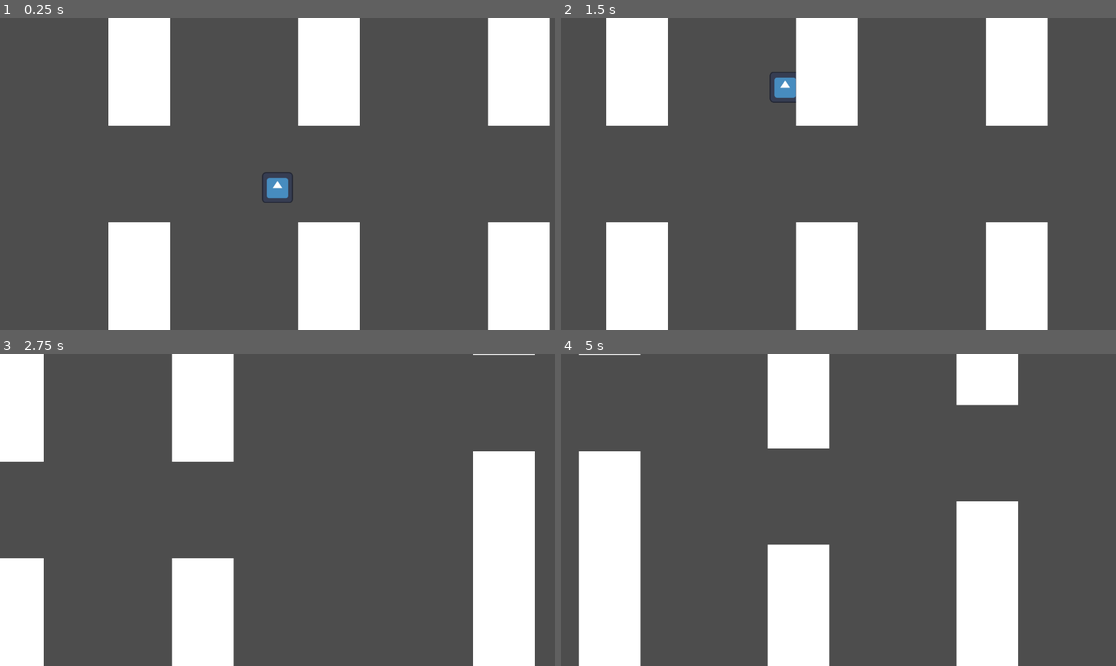
Above: before the commit, frames 1-4 (two rows, left to right).
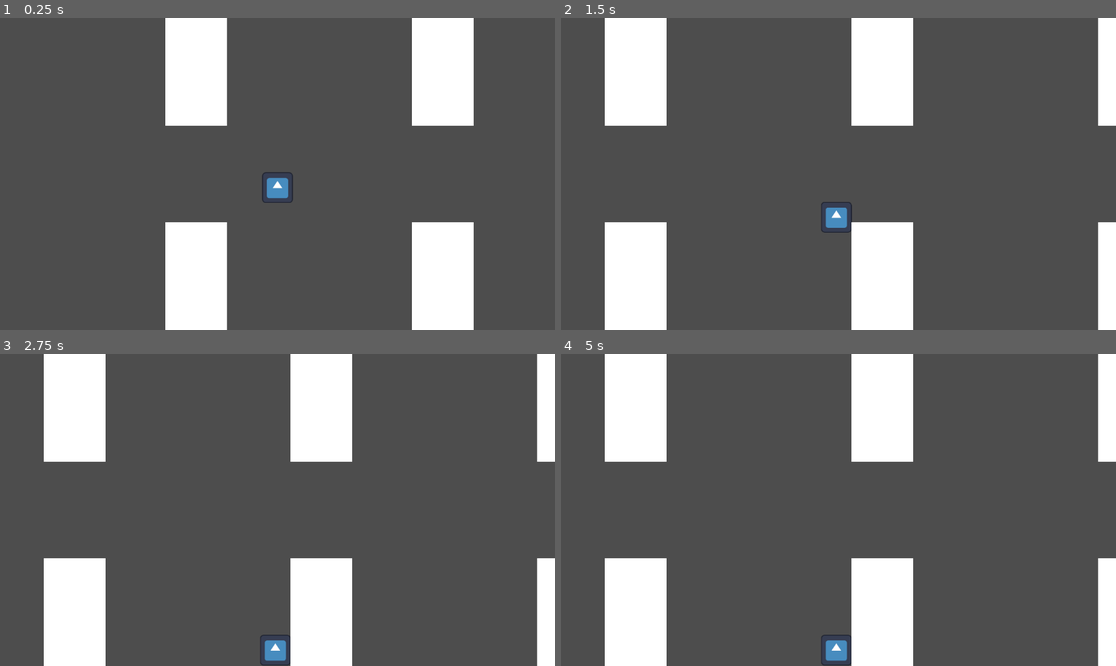
Above: after the commit, the same moments.

Repository: coyotecentral/vgd_flappy_bird
Game: Godot game, scene res://node_2d.tscn
Same seed, same stepped clock (60 frames per second), same inputs: the game is played once before the commit and once after it. The engine's default icon, where the game draws it, is replaced by a stand-in: a white triangle on a blue panel in a dark square.
Inputs:
- Up to frame 1 (0.25 s): no input
- Up to frame 2 (1.5 s): tap Space (jump) at 0.6, 0.77, 1.07, 1.35 s
- Up to frame 3 (2.75 s): tap Space (jump) at 1.52, 1.82, 2.1 s
- Up to frame 4 (5 s): tap Space (jump) at 2.85, 3.02, 3.32, 3.6, 3.77, 4.07, 4.35, 4.52, 4.82 s

The runs differ from the first frame. In frame 1, 37% of the frame differs, in the area x 19-100%, y 0-100%; in frame 2, 25%; in frame 3, 39%, in the area x 0-100%, y 0-100%; in frame 4, 36%.
Error after the commit: Invalid type in function 'add_child' in base 'Window'. The Object-derived class of argument 1 (PackedScene) is not a subclass of the expected argument class. (…

Commit message:
Checkpoint

Diff:
--- a/Bird.gd
+++ b/Bird.gd
@@ -10,8 +10,6 @@
 	contact_monitor = true
 	max_contacts_reported = 1
 
-
-
 # Called every frame. 'delta' is the elapsed time since the previous frame.
 func _process(delta):
 	pass
@@ -21,12 +19,12 @@
 	linear_velocity.x = 0
 	# Lock the rotation of the bird
 	angular_velocity = 0
-	if Input.is_action_just_pressed("jump"):
+	if Input.is_action_just_pressed("jump") and not Game.lock_controls:
 		jump()
 
 	for b in get_colliding_bodies():
 		if b.is_in_group("pipes"):
-			print("You hit a pipe")
+			Game.game_over.emit()
 
 
 # Adds velocity to this RigidBody
--- a/Game.gd
+++ b/Game.gd
@@ -1,13 +1,23 @@
 extends Node
 
+var game_over_scene = preload("res://game_over_screen.tscn")
+
+signal game_over
+
 var score: int = 0
+var lock_controls: bool = false
 
 
 # Called when the node enters the scene tree for the first time.
 func _ready():
-	pass # Replace with function body.
+	game_over.connect(handle_game_over)
 
 
 # Called every frame. 'delta' is the elapsed time since the previous frame.
 func _process(delta):
 	pass
+
+func handle_game_over():
+	lock_controls = true
+	game_over_scene.instantiate()
+	get_tree().get_root().add_child(game_over_scene)
--- a/Pipe.gd
+++ b/Pipe.gd
@@ -17,26 +17,31 @@
 @export
 var goal_position: int = 648 / 2
 
+var SCREEN_HEIGHT: float = ProjectSettings.get_setting("display/window/size/viewport_height")
+const CHUNK_SIZE = 128
+
 func adjust_sizes():
+	print(SCREEN_HEIGHT)
 	#Check if this is an actual node
 	if gap_goal:
 		var rect = get_collider_shape(gap_goal)
-		rect.size.y = goal_size
+		rect.size = Vector2(CHUNK_SIZE / 4, goal_size)
 		var top_distance: int = goal_position - (goal_size / 2.0)
 		if top_distance < 0:
 			gap_goal.position.y = goal_size / 2.0
+			gap_goal.position.y = CHUNK_SIZE - (CHUNK_SIZE / 4)
 		else:
 			gap_goal.position.y = goal_position
 
-		var bottom_distance: int = 648 - (gap_goal.position.y + (goal_size / 2.0))
+		var bottom_distance: int = SCREEN_HEIGHT - (gap_goal.position.y + (goal_size / 2.0))
 		if bottom_distance < 0:
-			gap_goal.position.y = 648 - goal_size / 2.0
+			gap_goal.position.y = SCREEN_HEIGHT - goal_size / 2.0
 	# Resize the upper_pipe shape to fit the gap
 	if gap_goal and upper_pipe:
 		var top_distance: int = gap_goal.position.y - (goal_size / 2.0)
 		var rect = get_collider_shape(upper_pipe)
 		if top_distance > 0:
-			rect.size.y = top_distance
+			rect.size = Vector2(CHUNK_SIZE, top_distance)
 			upper_pipe.position.y = top_distance / 2.0
 		else:
 			rect.size.y = 0
@@ -48,13 +53,13 @@
 			-round(rect.size.y / 2.0)
 		)
 	if gap_goal and lower_pipe:
-			var bottom_distance: float = 648 - (gap_goal.position.y + (goal_size / 2.0))
+			var bottom_distance: float = SCREEN_HEIGHT - (gap_goal.position.y + (goal_size / 2.0))
 			var rect = get_collider_shape(lower_pipe)
 			if bottom_distance > 0:
-				rect.size.y = bottom_distance
+				rect.size = Vector2(CHUNK_SIZE, bottom_distance)
 			else:
 				rect.size.y = 0
-			lower_pipe.position.y = 648 - (rect.size.y / 2.0)
+			lower_pipe.position.y = SCREEN_HEIGHT - (rect.size.y / 2.0)
 			var color_rect: ColorRect = lower_pipe.get_child(1)
 			color_rect.size = rect.size
 			color_rect.position = Vector2(
--- a/World.gd
+++ b/World.gd
@@ -5,12 +5,12 @@
 # In m/s
 @export
 var speed = 69.0
+var _current_speed = 69.0
 
 @export
-var minimum_pipe_distance: int = 394
+var minimum_pipe_distance: float = Pipe.CHUNK_SIZE * 4
 
 var pipe_scene = preload("res://pipe.tscn")
-const PIPE_WIDTH = 224
 var rng: RandomNumberGenerator = RandomNumberGenerator.new()
 
 # Called when the node enters the scene tree for the first time.
@@ -19,20 +19,22 @@
 	# e.g. this will go 0, 1, 2... 10
 	for i in 5:
 		var pipe = pipe_scene.instantiate()
+		print(minimum_pipe_distance)
 		pipe.position.x = i * minimum_pipe_distance
 		add_child(pipe)
 
 func _physics_process(delta):
 	# This will allow us to iterate over all
 	# them kids
-	for p in get_children():
-		p.position.x -= speed * delta
-		if p.position.x < -PIPE_WIDTH:
-			var pipe: Pipe = pipe_scene.instantiate()
-			pipe.goal_position = get_random_pipe_position()
-			pipe.position.x = get_child_count() * minimum_pipe_distance
-			add_child(pipe)
-			p.queue_free()
+	if not Game.lock_controls:
+		for p in get_children():
+			p.position.x -= speed * delta
+			if p.position.x < -Pipe.CHUNK_SIZE:
+				var pipe: Pipe = pipe_scene.instantiate()
+				pipe.goal_position = get_random_pipe_position()
+				pipe.position.x = get_child_count() * minimum_pipe_distance
+				add_child(pipe)
+				p.queue_free()
 
 func get_random_pipe_position():
 	var y_pos = rng.randi_range(0, 648)
--- /dev/null
+++ b/game_over.gd
@@ -0,0 +1,11 @@
+extends Control
+
+
+# Called when the node enters the scene tree for the first time.
+func _ready():
+	$ScoreLabel.text = "Your score:\n%d" % Game.score
+
+
+# Called every frame. 'delta' is the elapsed time since the previous frame.
+func _process(delta):
+	pass
--- /dev/null
+++ b/game_over_screen.tscn
@@ -0,0 +1,36 @@
+[gd_scene load_steps=2 format=3 uid="uid://ly4ovop1kbxb"]
+
+[ext_resource type="Script" path="res://game_over.gd" id="1_3onph"]
+
+[node name="GameOverScreen" type="Control"]
+layout_mode = 3
+anchors_preset = 15
+anchor_right = 1.0
+anchor_bottom = 1.0
+grow_horizontal = 2
+grow_vertical = 2
+script = ExtResource("1_3onph")
+
+[node name="ColorRect" type="ColorRect" parent="."]
+layout_mode = 0
+offset_right = 1152.0
+offset_bottom = 648.0
+color = Color(0.133333, 0.133333, 0.133333, 0.74902)
+
+[node name="Label" type="Label" parent="."]
+layout_mode = 0
+offset_left = 511.0
+offset_top = 317.0
+offset_right = 598.0
+offset_bottom = 340.0
+text = "Game Over"
+
+[node name="ScoreLabel" type="Label" parent="."]
+layout_mode = 0
+offset_left = 511.0
+offset_top = 362.0
+offset_right = 595.0
+offset_bottom = 411.0
+text = "Your Score:
+0"
+horizontal_alignment = 1
--- a/node_2d.tscn
+++ b/node_2d.tscn
@@ -9,6 +9,9 @@
 
 [sub_resource type="RectangleShape2D" id="RectangleShape2D_msv0g"]
 size = Vector2(1169, 67)
+
+[sub_resource type="RectangleShape2D" id="RectangleShape2D_ifjmh"]
+size = Vector2(1169, 96)
 
 [node name="Node2D" type="Node2D"]
 
@@ -30,8 +33,14 @@
 script = ExtResource("3_fwwdl")
 speed = 420.0
 
-[node name="StaticBody2D" type="StaticBody2D" parent="." groups=["pipes"]]
+[node name="Bottom" type="StaticBody2D" parent="." groups=["pipes"]]
 
-[node name="CollisionShape2D" type="CollisionShape2D" parent="StaticBody2D"]
+[node name="CollisionShape2D" type="CollisionShape2D" parent="Bottom"]
 position = Vector2(574.5, 679.5)
 shape = SubResource("RectangleShape2D_msv0g")
+
+[node name="Upper" type="StaticBody2D" parent="."]
+
+[node name="CollisionShape2D" type="CollisionShape2D" parent="Upper"]
+position = Vector2(575, -42)
+shape = SubResource("RectangleShape2D_ifjmh")
--- a/pipe.tscn
+++ b/pipe.tscn
@@ -4,21 +4,20 @@
 
 [sub_resource type="RectangleShape2D" id="RectangleShape2D_ckhts"]
 resource_local_to_scene = true
-size = Vector2(128, 224)
+size = Vector2(128, 0)
 
 [sub_resource type="RectangleShape2D" id="RectangleShape2D_iyql0"]
 resource_local_to_scene = true
-size = Vector2(128, 224)
+size = Vector2(128, 0)
 
 [sub_resource type="RectangleShape2D" id="RectangleShape2D_apia2"]
 resource_local_to_scene = true
-size = Vector2(31.5, 200)
+size = Vector2(32, 200)
 
 [node name="Pipe" type="Node2D"]
 script = ExtResource("1_767ve")
 
 [node name="UpperPipe" type="StaticBody2D" parent="."]
-position = Vector2(0, 112)
 
 [node name="CollisionShape2D" type="CollisionShape2D" parent="UpperPipe"]
 position = Vector2(0, -1)
@@ -26,9 +25,7 @@
 
 [node name="ColorRect" type="ColorRect" parent="UpperPipe"]
 offset_left = -64.0
-offset_top = -112.0
 offset_right = 64.0
-offset_bottom = 112.0
 
 [node name="LowerPipe" type="StaticBody2D" parent="."]
 position = Vector2(0, 536)
@@ -43,7 +40,7 @@
 offset_bottom = 112.0
 
 [node name="GoalArea" type="Area2D" parent="."]
-position = Vector2(0, 324)
+position = Vector2(0, -100)
 collision_mask = 2
 
 [node name="CollisionShape2D" type="CollisionShape2D" parent="GoalArea"]
Not shown: 1 places in node_2d.tscn that only renumber resources
